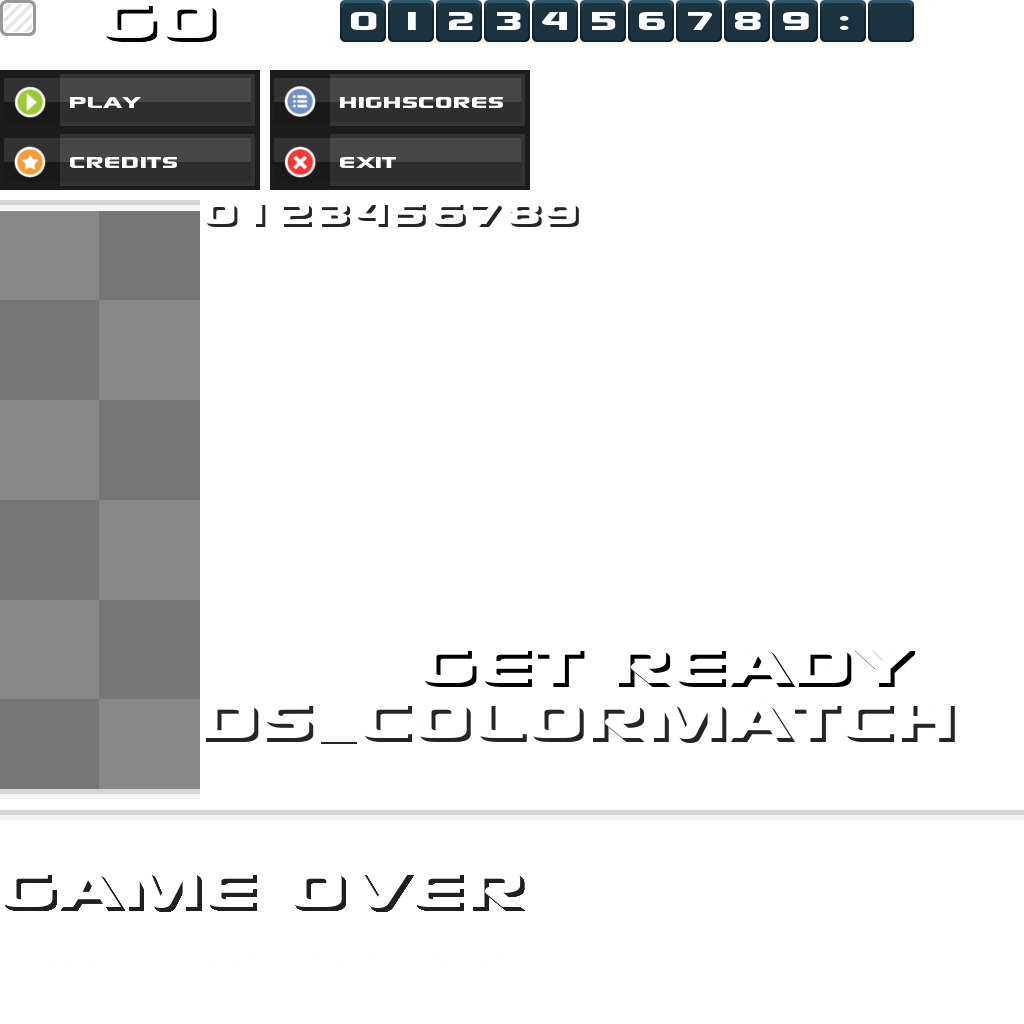
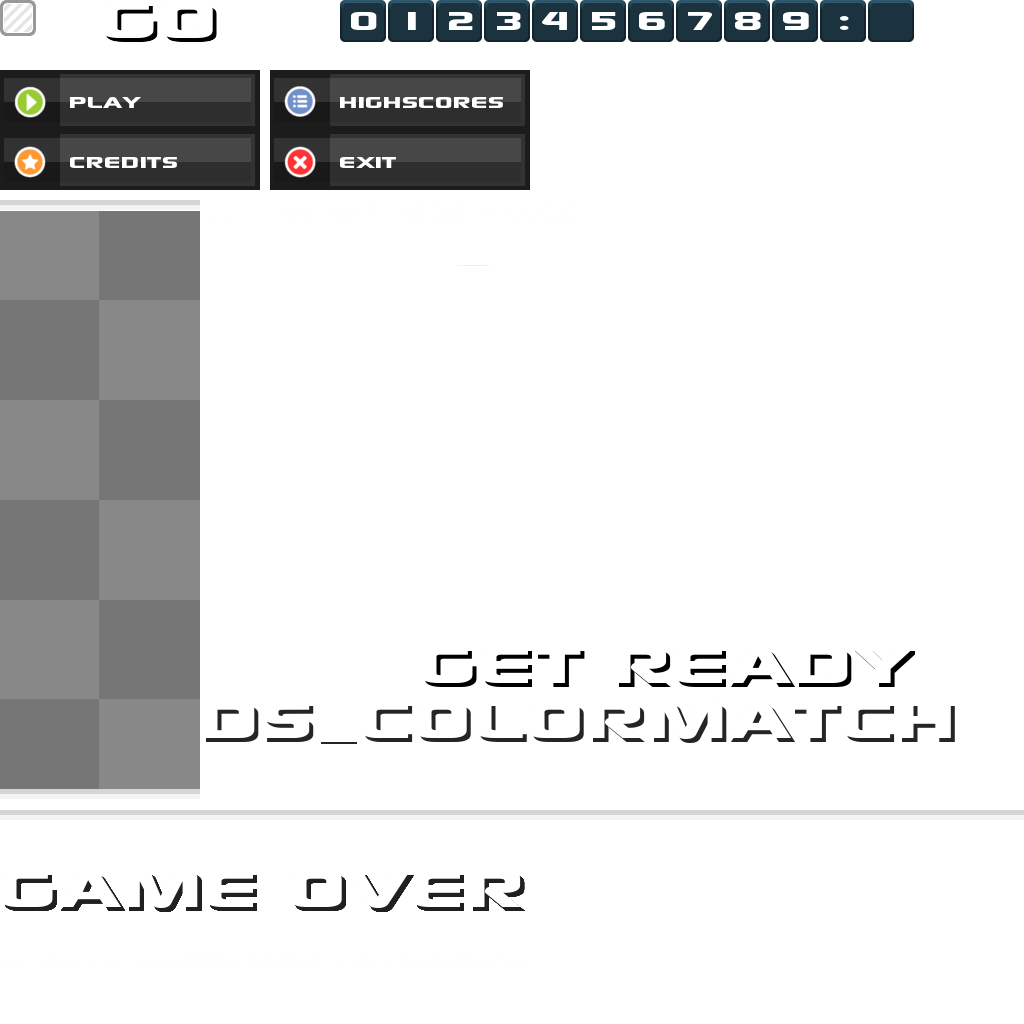
Revision of a layered 1024 x 1024 image; what changed, layer by layer:
added layer "Ebene" above "Ebene #2" over [456, 265, 491, 266]
hid "Ebene #2" over [207, 205, 579, 227]
